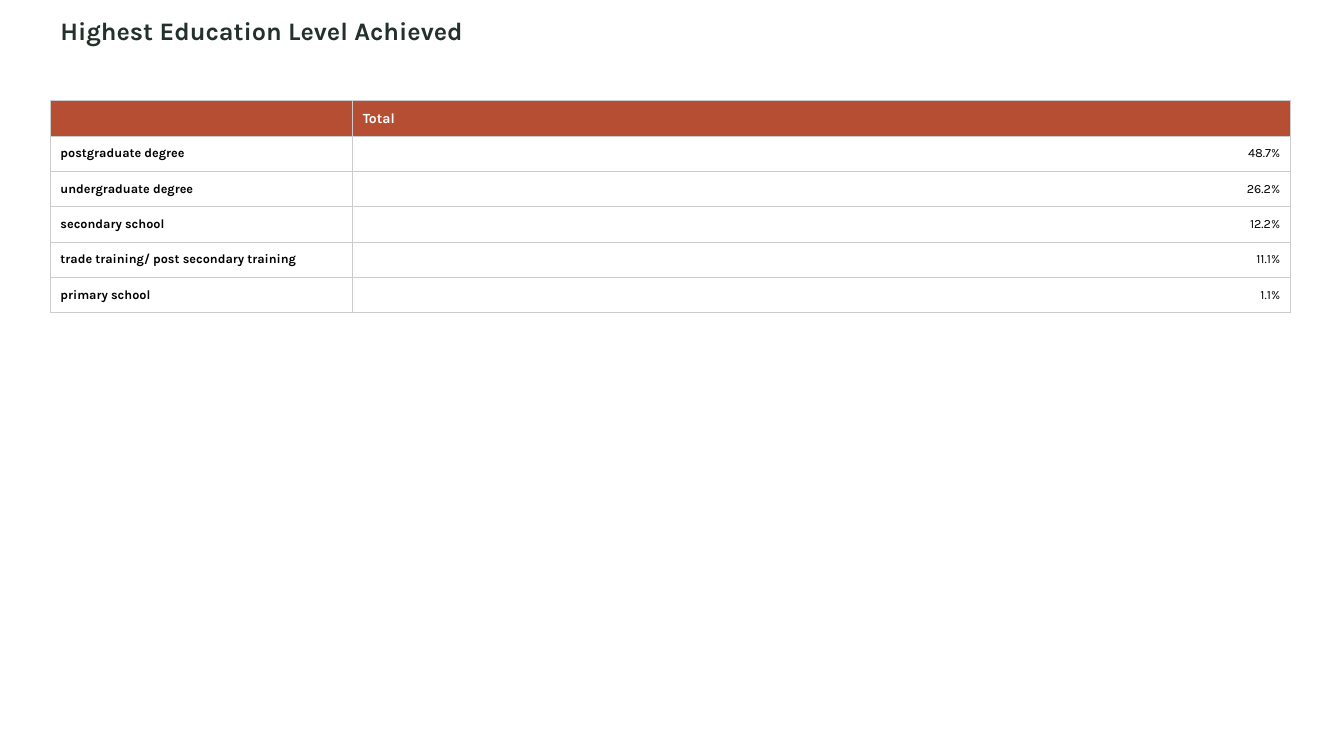
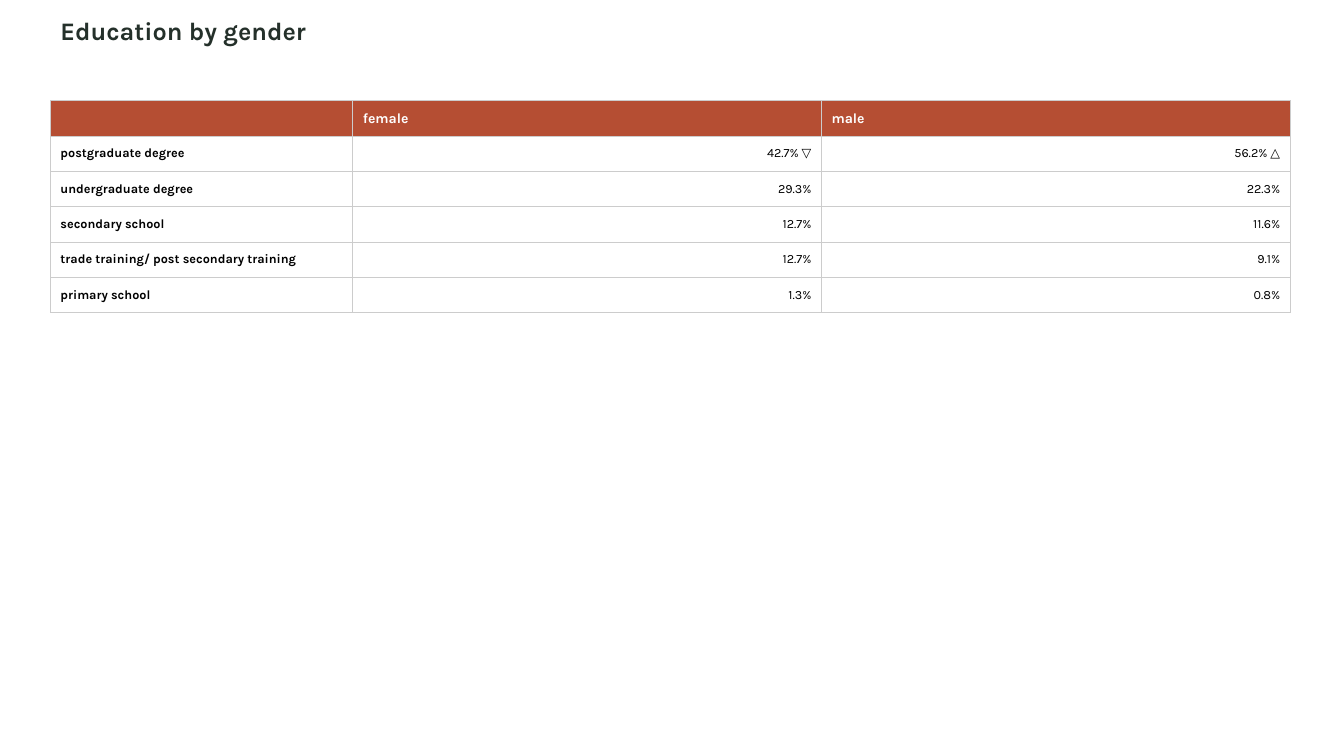
Before and after one commit to cbrown564-alt/Velocity, a slide deck: slide 3 of docs/assets/design-reset-evidence/wp42-five-minute-pass.pptx (slide 2 before the commit). Drawn at 1344x756 pixels with LibreOffice and Linux fonts; fonts in the diff are those of the drawing. Boxes give left, top, right and bottom in pixels: in the first picture for what was removed or moved away, otherwise in the second. Text is boxed around its words. In the diff, an @@ line names an element or a change of style, - is before the commit and + after.

```diff
--- a/docs/assets/design-reset-evidence/wp42-five-minute-pass.pptx
+++ b/docs/assets/design-reset-evidence/wp42-five-minute-pass.pptx
@@ text at bbox=[60, 22, 305, 46]: text changed @@
-Highest Education Level Achieved
+Education by gender
@@ table at bbox=[50, 101, 1291, 306] @@
-column 2: Total | 48.7% | 26.2% | 12.2% | 11.1% | 1.1%
+column 2: female | 42.7% ▽ | 29.3% | 12.7% | 12.7% | 1.3%
+column 3: male | 56.2% △ | 22.3% | 11.6% | 9.1% | 0.8%
```
Also in this commit, not shown: 3 slides added, 1 slide removed, 10 other files.
